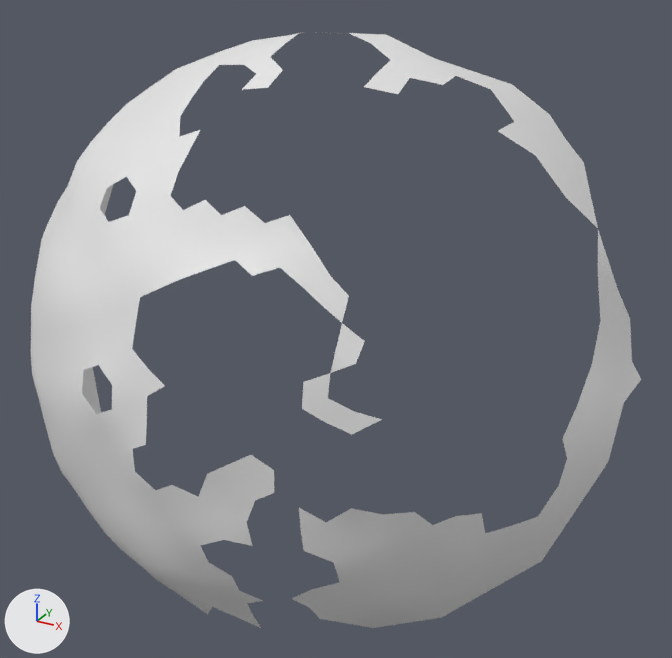
Renders of the OBJ model res/final/onecam_fullvolume/07/cleanedup/FullVolium.000154.obj from each side of a commit.
One viewpoint serves both versions: a 50 mm lens placed at (-285.7, 256.2, -119.0), pointed at (-383.8, 434.6, -208.2). Arrows for +X, +Y and +Z are at lower left; the lights stay in place. Where no turn or scale is listed for an object, it has been applied to the vertices.

The first picture shows 'FullVolium.000154'.
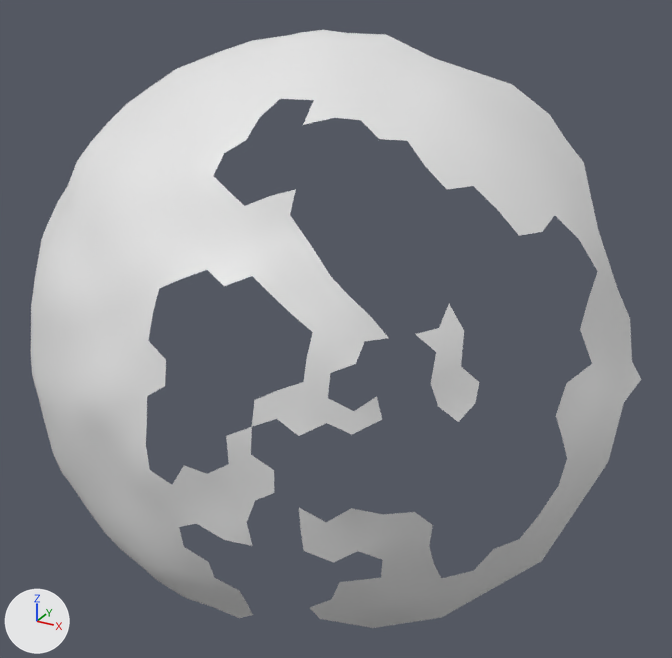
What changed in the scene script:
```text
Change me_fullvolium_000154:
    used by ob_fullvolium_000154; location = (0.0, 0.0, 0.0)
    remove me_fullvolium_000154.from_pydata(...)  # 475 vertices, 785 faces; spans x -477.0..-318.0, y 379.0..471.0, z -283.0..-142.0
    add me_fullvolium_000154.from_pydata(...)  # 556 vertices, 950 faces; spans x -477.0..-318.0, y 379.0..471.0, z -283.0..-142.0
    me_fullvolium_000154 part 1
    14 vertices are removed from x -396.0..-332.0, y 382.0..417.0, z -269.0..-229.0
    32 faces are deleted
    95 vertices are added at x -416.0..-326.0, y 379.0..447.0, z -221.0..-142.0
    197 new faces join them
```

Where the change shows, as pixel boxes [x1, y1, x2, y2] in the pictures (672 x 658 px):
'FullVolium.000154', reshaped: before [31, 32, 641, 628]; after [31, 30, 641, 628]
part 1 of me_fullvolium_000154, built on: before [174, 513, 537, 628]; after [82, 30, 600, 496]
